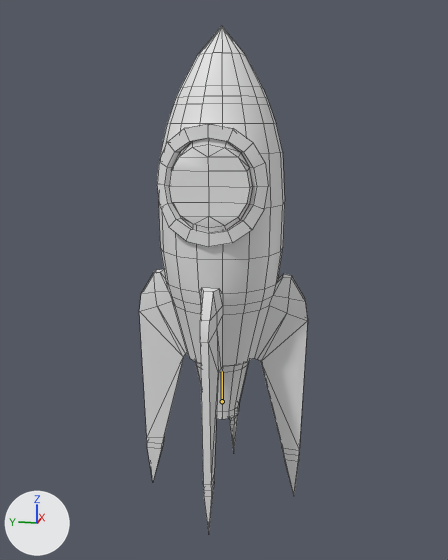
What one commit did to the FBX model UnityBillionaireSimulation/Assets/3D_Asset/FBX/Rocket.fbx.
One viewpoint serves both versions: a camera (50 mm lens) standing at (-17.52, -3.56, 11.28) and looking at (-0.01, -0.06, 6.9). Lighting does not change. The marker at lower left points along +X, +Y and +Z. The bones that bend it are drawn over the model as lines. Mesh edges are drawn as thin lines.

The first picture shows 'model_6.002'.
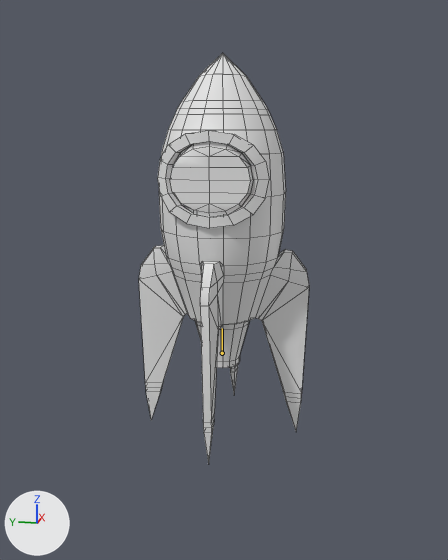
The newer file adds an action. The first version stands in its rest pose; the second is drawn at frame 40 of the action 'Armature.001|rocket_start'.

Location of each change, (x1, y1, x2, y2) in pixels of the pictures (448 x 560 px):
```json
{"object": "model_6.002", "change": "posed", "before": [139, 26, 308, 532], "after": [139, 53, 309, 464], "on screen": "19% shorter"}
{"bone": "Bone", "before": "(222, 401) to (222, 371)", "after": "(222, 353) to (222, 328)"}
```

The change, as JSON lines over the scene's bpy script:
```json
{"block": "bone_bone", "where": "bone_bone = bpy.data.objects['Armature.001'].pose.bones['Bone']"}
{"op": "set", "path": "bone_bone.location", "old": "(0.0, 0.0, 0.0)", "new": "(0.0, 1.589, 0.011)"}
{"op": "set", "path": "bone_bone.scale", "old": "(1.0, 1.0, 1.0)", "new": "(1.0, 0.79, 1.0)"}
```
